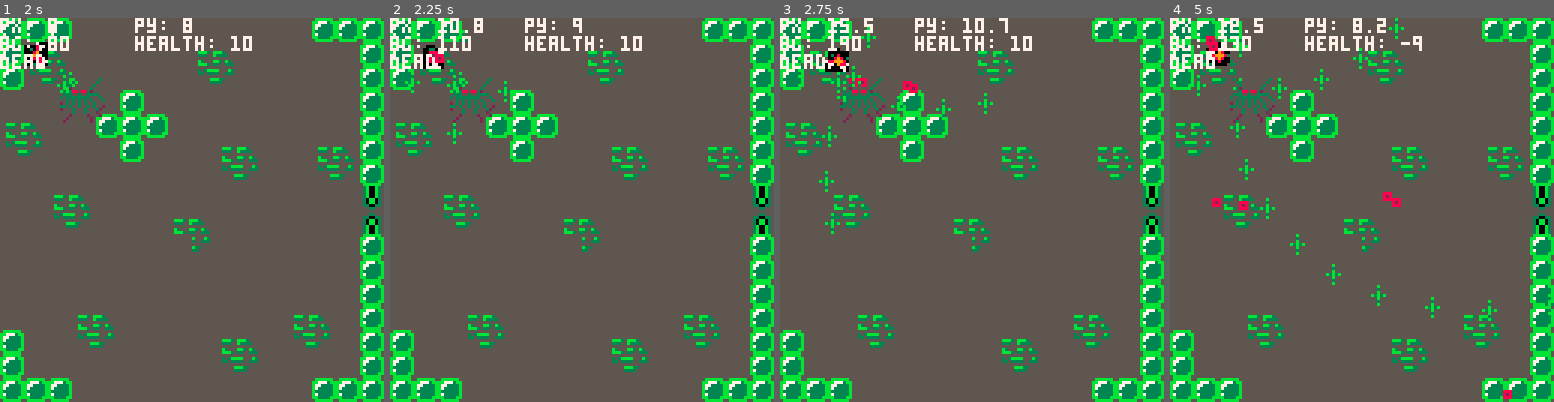
Above: before the commit, frames 1-4 (left to right).
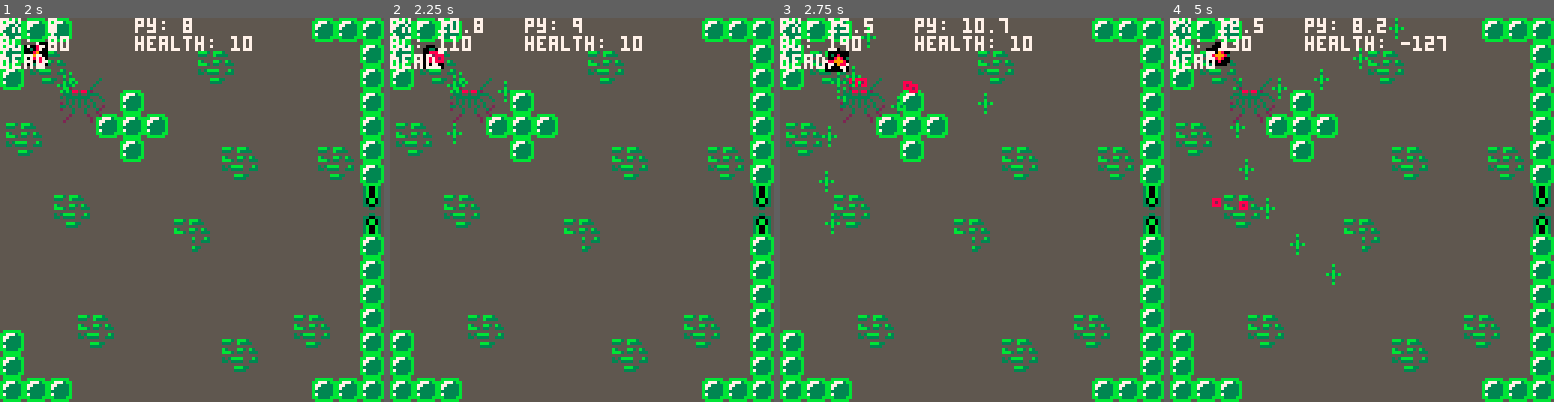
Above: after the commit, the same moments.

Repository: kbrewington/Negation
Game: PICO-8 cartridge negation.p8
Same seed, same stepped clock (60 frames per second), same inputs: the game is played once before the commit and once after it.
Inputs:
- Up to frame 1 (2 s): tap X (X key) at 0.33, 1.07, 1.85 s; tap O (Z key) at 0.7, 1.7 s; hold Right from 1.6 s (still down)
- Up to frame 2 (2.25 s): release Right at 2.1 s; tap O (Z key) at 2.1 s; hold Up from 2.15 s (still down)
- Up to frame 3 (2.75 s): release Up at 2.42 s; hold Right from 2.47 s (still down); tap O (Z key) at 2.5 s
- Up to frame 4 (5 s): tap O (Z key) every 0.4 s from 2.9 to 4.9 s; tap X (X key) at 2.97, 4.08 s; release Right at 3.03 s; hold Left 3.08-3.58 s; hold Down 3.63-3.97 s; hold Right 4.02-4.68 s; hold Up from 4.73 s (still down)

Frame 1 is identical in both runs. In frame 2, less than 0.1% of the frame differs, in the area x 3-21%, y 3-20%; in frame 3, less than 0.1%; in frame 4, 0.8%, in the area x 6-100%, y 4-100%.

Commit message:
bullets collide with walls, started to fix registering sprite to sprite collisions

Diff:
--- a/negation.p8
+++ b/negation.p8
@@ -122,31 +122,6 @@
 end
 
 
---Joshua Cheseman
---[[function exploder(spawn_x,spawn_y)
-  local ex ={}
-  ex.sprite=134
-  ex.angle=360
-  ex.speed=.4
-  ex.x=(spawn_x or 20)
-  ex.y=(spawn_y or 20)
-  ex.hitbox={['x']=ex.x,
-              ['y']=ex.y,
-              ['dx']=ex.x+7,
-              ['dy']=ey.y+7}]
-  ex.update_hitbox=function(x,y)
-                    ex.hitbox.x=x
-                    ex.hitbox.y=y
-                    ex.hitbox.dx=x+7
-                    ex.hitbox.dy=y+7
-                  end
-  ex.move=function()
-          path=minimum_neighbor(node(ex.x,ex.y), node(player.x,player.y))
-        end
-      return ex
-end
---]]
-
 --[[
   bullet object
 ]]
@@ -340,6 +315,7 @@
     -- todo break ties in a lifo manner
 ]]
 function astar(start, goal)
+  speed = enemy().speed
   map = {}
   closedset = {}
   openset = {}
@@ -362,8 +338,8 @@
     -- check all adjacent nodes
     for i=-1,1 do
       for j=-1,1 do
-        nx = current.x+(i*enemy().speed)
-        ny = current.y+(j*enemy().speed)
+        nx = current.x+(i*speed)
+        ny = current.y+(j*speed)
         if 0 < nx and nx < map.x and 0 < ny and ny < map.y then
           neighbor = node(nx, ny)
           -- check if neighbor is in closed set
@@ -695,10 +671,11 @@
     end
 
     if e ~= nil then
-      if ((time() - player.last_hit) > player.immune_time) and enemy_collision(e) then
+      if --[[((time() - player.last_hit) > player.immune_time) and]] enemy_collision(e) then
         player.health = player.health - 1
         player.last_hit = time()
         -- TODO: trigger animation here
+        --pset(player.x+3, player.y+3, 0)
       end
       spr(e.sprite, e.x, e.y)
       e.move()
@@ -706,21 +683,19 @@
 
   end
 
---Joshua Cheseman
---[[
-  for ex in all (basic_enemies)do
-
-    spr(ex.sprite,ex.x,ey.y)
-
-    ex.move()
---]]
-
   for b in all(player_bullets) do
     -- first delete offscreen bullets:
     delete_offscreen(player_bullets, b)
 
-    spr(b.sprite, b.x, b.y)
-    b.move()
+    if bump(b.x, b.y) then
+      del(player_bullets, b)
+      b = nil
+    end
+
+    if b ~= nil then
+      spr(b.sprite, b.x, b.y)
+      b.move()
+    end
   end
 
   for b in all(enemy_bullets) do
@@ -732,8 +707,15 @@
       -- TODO: trigger animation here
     end
 
-    spr(b.sprite, b.x, b.y)
-    b.move()
+    if bump(b.x, b.y) then
+      del(player_bullets, b)
+      b = nil
+    end
+
+    if b ~= nil then
+      spr(b.sprite, b.x, b.y)
+      b.move()
+    end
   end
 
   if drawboss then
